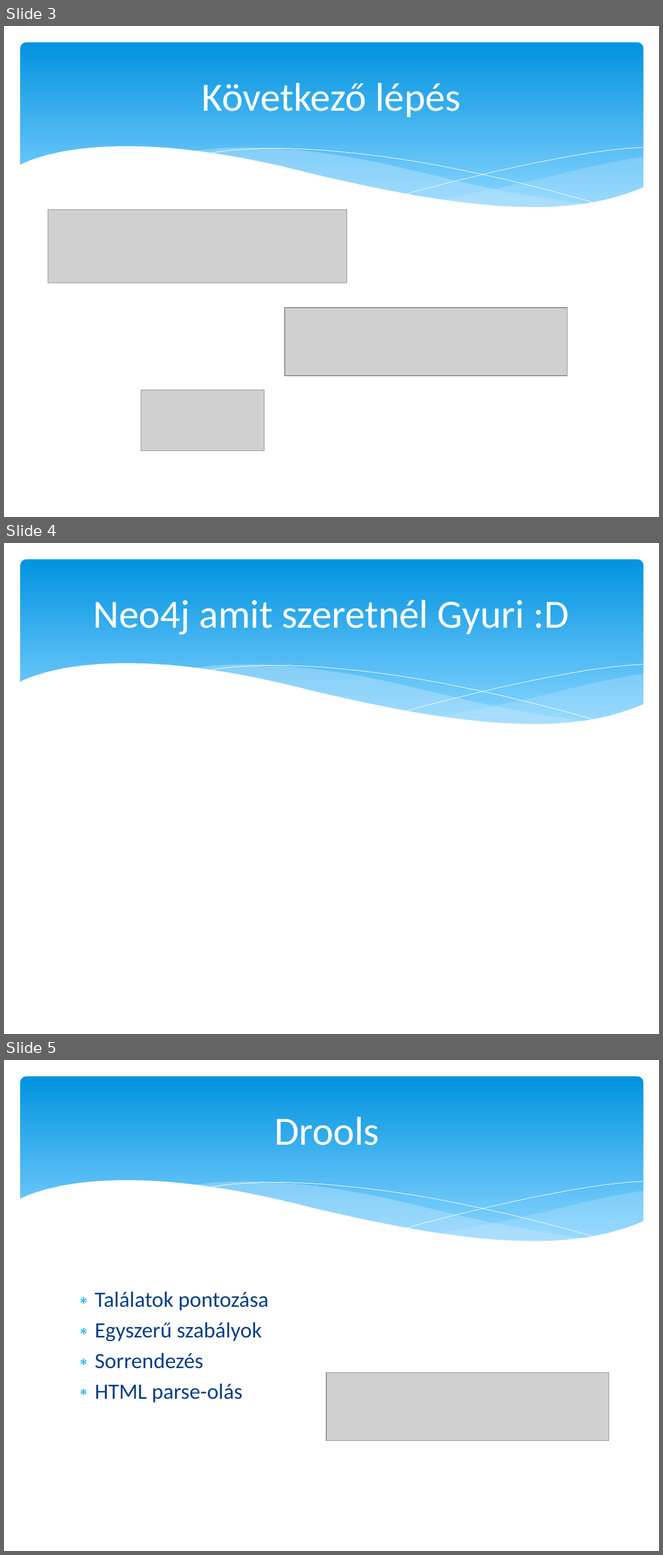
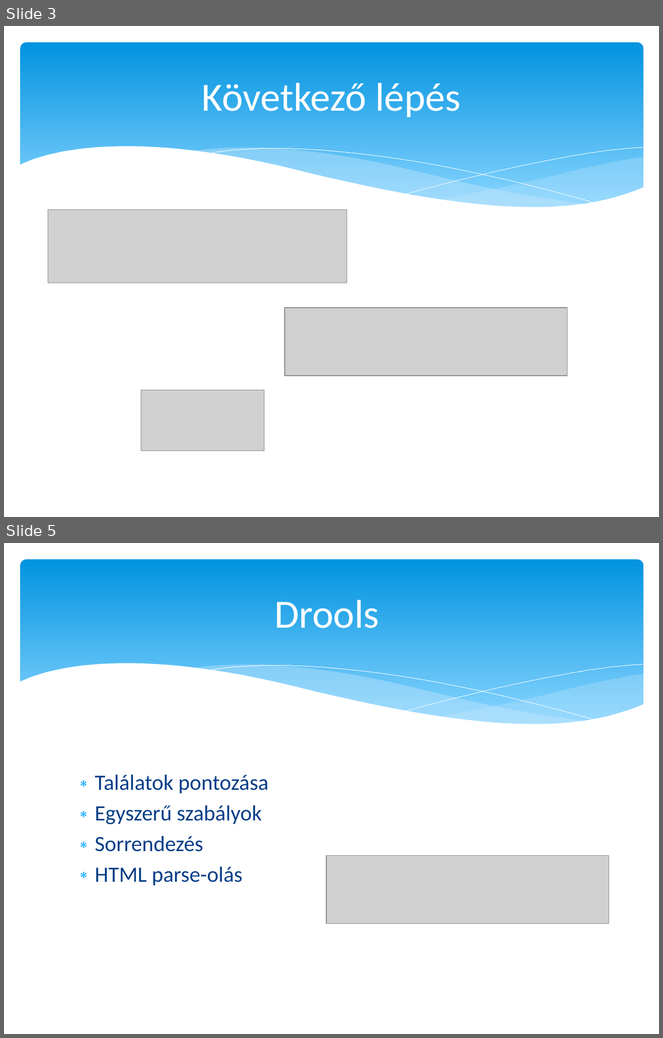
Before and after one commit to ChristianHoesel/denafutsal, a slide deck: szolgint.pptx. Shown one above the other, each under a label of ours: slides 3, 4 and 5 before the commit, slides 3 and 5 after it; the slides between them are not shown. The pictures are 663x1555 and 663x1038 pixels, drawn with LibreOffice and Linux fonts; fonts in the diff are those of the drawing; grey boxes stand for pictures. Boxes give left, top, right and bottom in pixels: in the first picture for what was removed or moved away, otherwise in the second. Text is boxed around its words. In the diff, an @@ line names an element or a change of style, - is before the commit and + after.

```diff
--- a/szolgint.pptx
+++ b/szolgint.pptx
@@ slide 4 removed at [4, 543, 659, 1034], background #FFFFFF; not listed: 6 template elements that a slide beside it also shows @@
@@ title removed at [93, 600, 569, 635] @@
-Neo4j amit szeretnél Gyuri :D
```
Also in this commit, not shown: 1 slide added.
